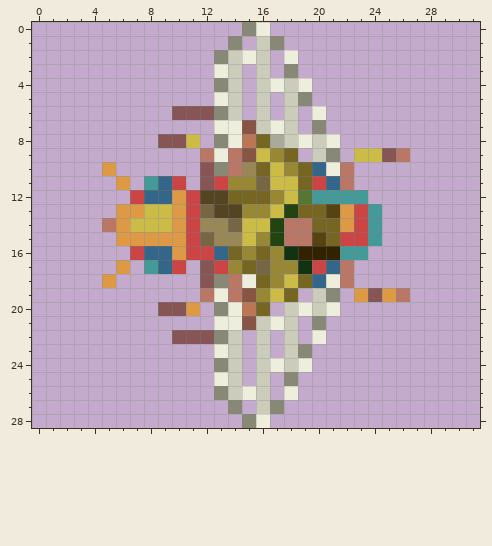
Two states of a pixel-art sprite, assets/wasp_left.png. This is how it looked before the edit.
The file is 32x29 pixels.
And afterwards:
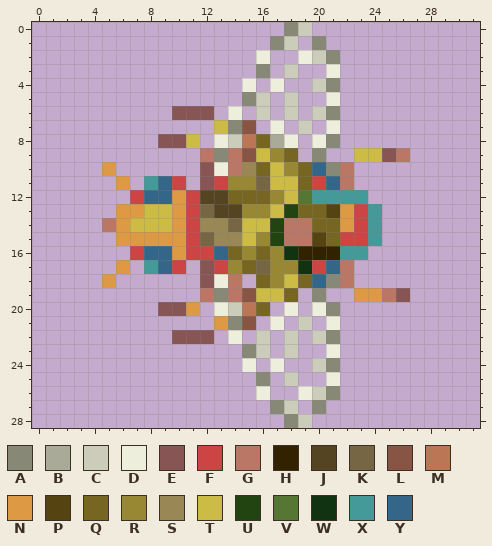
Palette (. is transparent): A #888877  B #aaaa99  C #ccccbb  D #eeeedd  E #885555  F #cc4444  G #bb7766  H #332200  J #554422  K #776644  L #885544  M #bb7755  N #dd9944  P #554411  Q #776622  R #998833  S #998855  T #ccbb44  U #224411  V #557733  W #113311  X #449999  Y #336688
The author wrote: Updated wasp travel gfx
Change:
y 0: x 15..16 AD -> ..; x 18..19 .. -> AC
y 1: x 14 A -> .; x 16 C -> .; x 18 . -> C; x 20 . -> A
y 2: x 13..16 ACDC -> ...D; x 18..21 D... -> .DCA
y 3: x 13..14 DC -> ..; x 16 C -> A; x 18 A -> C; x 21 . -> D
y 4: x 13..16 AC.C -> ..D.; x 18..21 CD.. -> ..CA
y 5: x 13..15 DC. -> ..A; x 19 A -> .; x 21 . -> D
y 6: x 13..14 AC -> .D; x 20..21 D. -> CA
y 7: x 13..14 DD -> TA; x 16 C -> .; x 18..21 C.A. -> .C.D
y 8: x 13..14 AD -> DC; x 18..21 CDCD -> D.DA
y 9: x 13 D -> A; x 20..21 CA -> A.
y 10: x 13 A -> D; x 21 D -> A
y 18: x 13 A -> D; x 15 D -> .; x 21 D -> A
y 19: x 13 D -> A; x 16 R -> T; x 20..21 CA -> A.; x 24..26 ENG -> NGE
y 20: x 13..14 AD -> DC; x 18..21 CDCD -> D.DA
y 21: x 13..14 DD -> NA; x 16 C -> .; x 18..21 C.A. -> .C.D
y 22: x 13..14 AC -> .D; x 20..21 D. -> CA
y 23: x 13..15 DC. -> ..A; x 19 A -> .; x 21 . -> D
y 24: x 13..16 AC.C -> ..D.; x 18..21 CD.. -> ..CA
y 25: x 13..14 DC -> ..; x 16 C -> A; x 18 A -> C; x 21 . -> D
y 26: x 13..16 ACDC -> ...D; x 18..21 D... -> .DCA
y 27: x 14 A -> .; x 16 C -> .; x 18 . -> C; x 20 . -> A
y 28: x 15..16 AD -> ..; x 18..19 .. -> AC
Pixel boxes of the changes (left, top, right, bottom) in both pictures:
changed: (214, 22, 340, 176)
changed: (214, 274, 410, 428)
